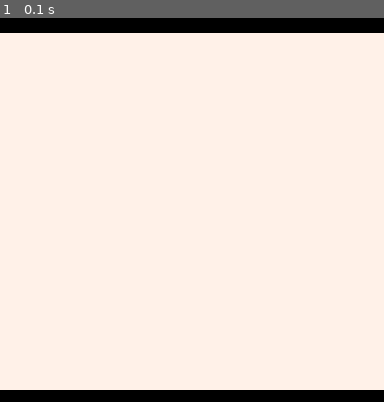
Above: before the commit, frame 1.
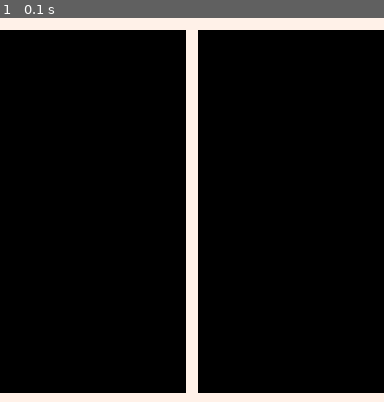
Above: after the commit, the same moment.

Repository: akinlin/Pico_Games
Game: PICO-8 cartridge pong.p8
The game is run twice, just before and just after one commit, with the same random seed, the same clock (stepped at 60 frames per second) and the same inputs.
Inputs:
- Up to frame 1 (0.1 s): no input

The runs differ from the first frame. In frame 1, 96% of the frame differs, in the area x 0-100%, y 0-100%.

Commit message:
added net to board

Diff:
--- a/pong.p8
+++ b/pong.p8
@@ -4,7 +4,6 @@
 
 SCREEN_WIDTH = 128
 SCREEN_HEIGHT = 128
-something = 4
 
 --[[ INIT ]]
 function _init()
@@ -13,23 +12,25 @@
 
 function init_board()
     walls = {}
-    top = create_wall()
+    local top = create_wall(0,0,SCREEN_WIDTH,3)
     add(walls, top)
 
-    bottom = create_wall()
-    bottom.y = SCREEN_HEIGHT-bottom.height
+    local bottom = create_wall(0,SCREEN_HEIGHT-3,SCREEN_WIDTH,3)
     add(walls, bottom)
+
+    local net = create_wall((128/2)-(3/2),0,3,128)
+    add(walls, net)
 end
 
-function create_wall()
+function create_wall(xpos,ypos,w,h)
     wall = {
-        width = SCREEN_WIDTH,
-        height = 5,
-        x = 0,
-        y = 0,
+        width = w,
+        height = h,
+        x = xpos,
+        y = ypos,
         color = 7,
-        drawf = function()
-                    rectfill(wall.x,wall.y,wall.width,wall.height,wall.color)
+        drawf = function(a)
+                    rectfill(a.x,a.y,a.x+a.width,a.y+a.height,a.color)
                 end
     }
 
@@ -49,10 +50,9 @@
 
 function draw_board()
     -- top/bot bars
-    a=walls[1]
-    a.drawf()
-    --rectfill(top.x,top.y,top.width,top.height,top.color)
-    --rectfill(bot_bar_x,bot_bar_y,bot_bar_width,bot_bar_y+bot_bar_height,bar_color)
+    for x=1,#walls do
+        walls[x].drawf(walls[x])
+    end
 end
 
 __gfx__
